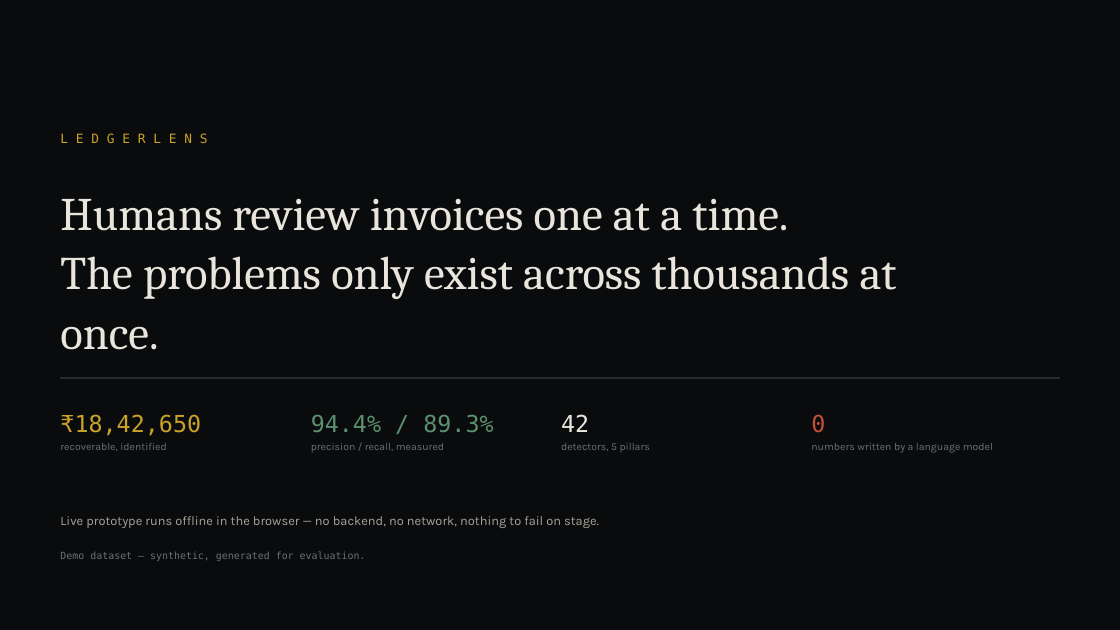
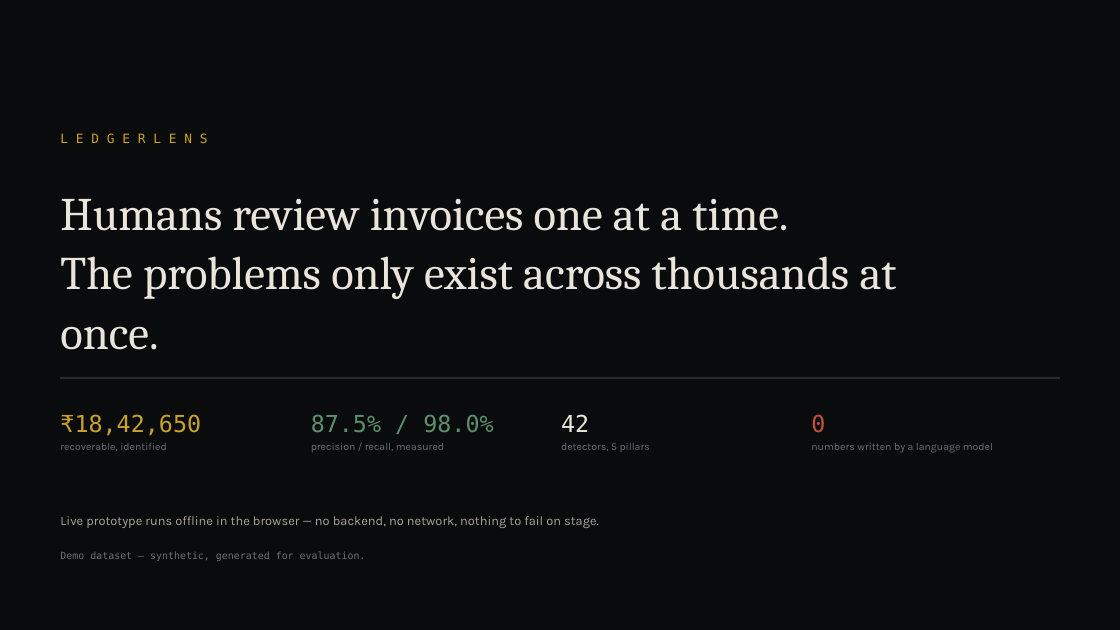
Before and after one commit to MarcussRico/LedgerLens, a slide deck: slide 9 of deck/LedgerLens_Deck.pptx. Drawn at 1120x630 pixels with LibreOffice and Linux fonts; fonts in the diff are those of the drawing; background and template pictures are left out. Boxes give left, top, right and bottom in pixels: in the first picture for what was removed or moved away, otherwise in the second. Text is boxed around its words. In the diff, an @@ line names an element or a change of style, - is before the commit and + after.

```diff
--- a/deck/LedgerLens_Deck.pptx
+++ b/deck/LedgerLens_Deck.pptx
@@ text at [311,414,493,432]: text changed @@
-94.4% / 89.3%
+87.5% / 98.0%
```
Also in this commit, not shown: 2 other slides changed, 7 other files.
